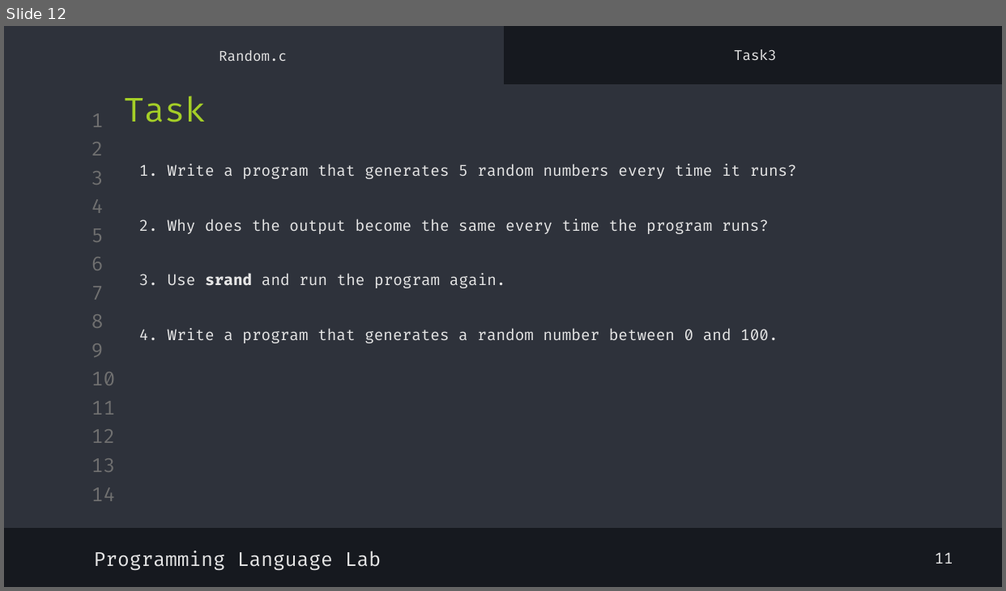
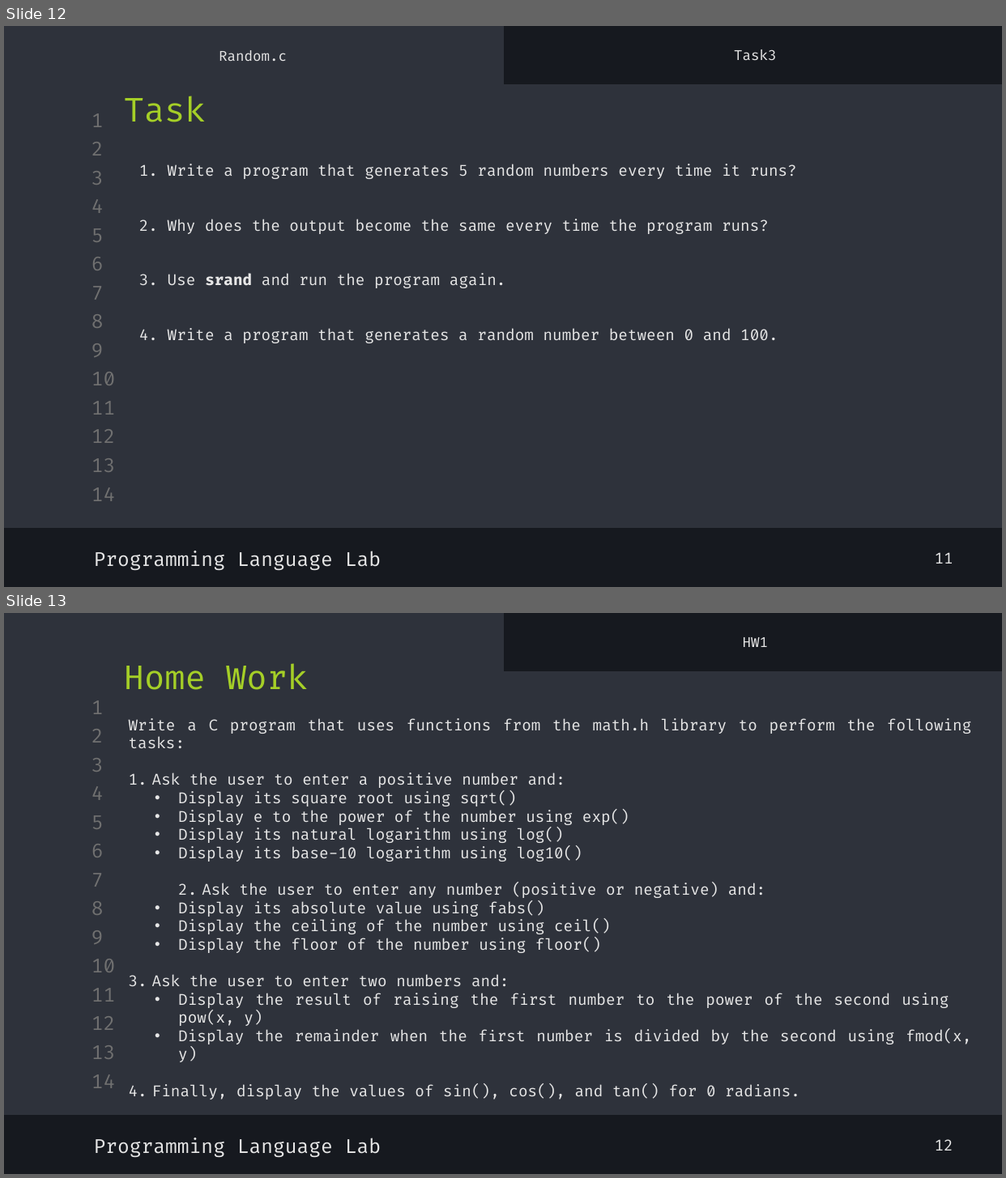
Before and after one commit to shayan-naghizadeh/C-Lab-AUT, a slide deck: slides/3.Math/Math.pptx. Shown one above the other, each under a label of ours: slide 12 before the commit, slides 12 and 13 after it. The pictures are 1006x591 and 1006x1178 pixels, drawn with LibreOffice and Linux fonts; fonts in the diff are those of the drawing. Boxes give left, top, right and bottom in pixels: in the first picture for what was removed or moved away, otherwise in the second. Text is boxed around its words. In the diff, an @@ line names an element or a change of style, - is before the commit and + after.

```diff
--- a/slides/3.Math/Math.pptx
+++ b/slides/3.Math/Math.pptx
@@ slide 13 added at (x1=4, y1=613, x2=1002, y2=1174), background #16191F; not listed: 16 template elements that a slide beside it also shows @@
@@ subtitle added at (x1=743, y1=637, x2=768, y2=647), 10 pt, text #E7E7E7 @@
+HW1
@@ text added at (x1=124, y1=663, x2=308, y2=690), 24 pt, text #A5CF27 @@
+Home Work
@@ text added at (x1=129, y1=718, x2=971, y2=1100), 11 pt, text #E7E7E7 @@
+Write a C program that uses functions from the math.h library to perform the following tasks:
+1. Ask the user to enter a positive number and:
+  • Display its square root using sqrt()
+  • Display e to the power of the number using exp()
+  • Display its natural logarithm using log()
+  • Display its base-10 logarithm using log10()
+2. Ask the user to enter any number (positive or negative) and:
+  • Display its absolute value using fabs()
+  • Display the ceiling of the number using ceil()
+  • Display the floor of the number using floor()
+3. Ask the user to enter two numbers and:
+  • Display the result of raising the first number to the power of the second using pow(x, y)
+  • Display the remainder when the first number is divided by the second using fmod(x, y)
+4. Finally, display the values of sin(), cos(), and tan() for 0 radians.
@@ text added at (x1=94, y1=1138, x2=381, y2=1157), 14 pt, text #E7E7E7 @@
+Programming Language Lab
@@ text added at (x1=935, y1=1139, x2=953, y2=1151), 11 pt, text #E7E7E7 @@
+12
```
Also in this commit, not shown: 1 other slide added, 6 other files.
